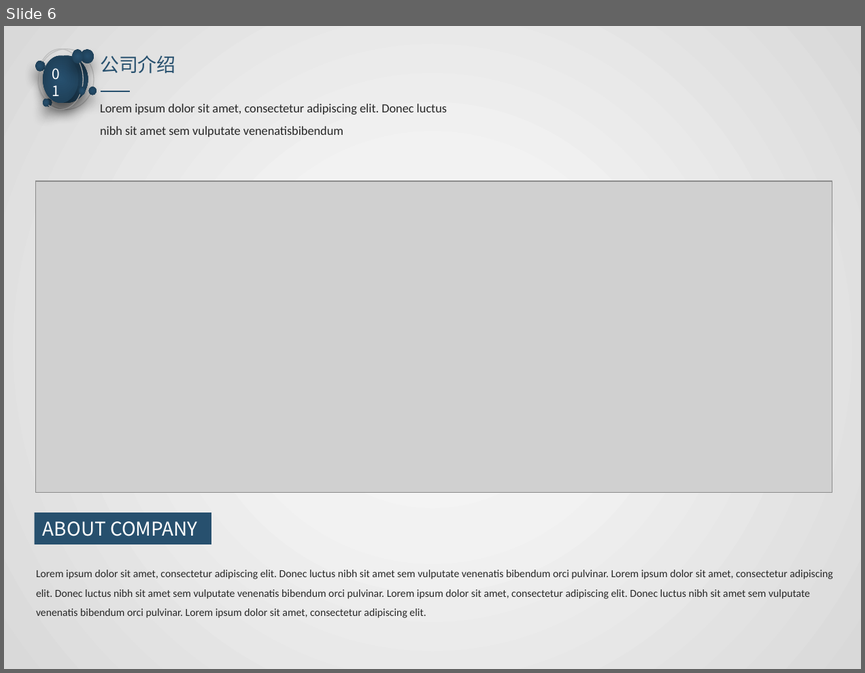
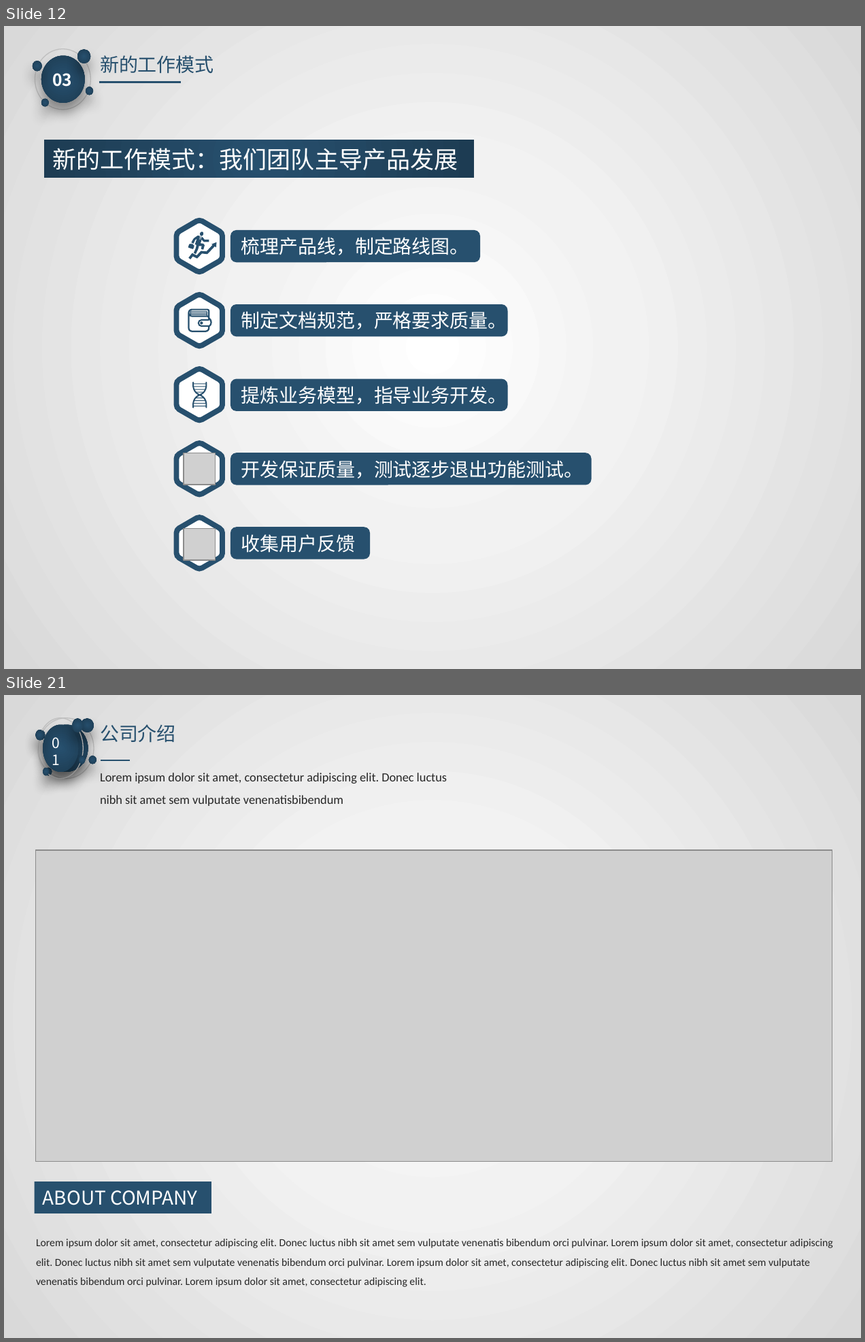
Before and after one commit to watermoonlx/presentation, a slide deck: [PO]PR Approval Control Panel.pptx. Shown one above the other, each under a label of ours: slide 6 before the commit, slides 12 and 21 after it; the slides between them are not shown. The pictures are 865x673 and 865x1342 pixels, drawn with LibreOffice and Linux fonts; fonts in the diff are those of the drawing; grey boxes stand for pictures. Boxes give left, top, right and bottom in pixels: in the first picture for what was removed or moved away, otherwise in the second. Text is boxed around its words. In the diff, an @@ line names an element or a change of style, - is before the commit and + after.

```diff
--- a/[PO]PR Approval Control Panel.pptx
+++ b/[PO]PR Approval Control Panel.pptx
@@ slide 12 added at [4,26,861,669], background gradient #FFFFFF to #F2F2F2 to #D9D9D9 @@
@@ text added at [100,55,213,73], 16 pt, text #27506E @@
+新的工作模式
@@ text added at [52,73,72,87], 14 pt, text #FFFFFF, bold @@
+03
@@ group added at [33,49,93,110]: 6 ellipses @@
@@ line added from (99, 82) to (181, 82), #27506E 1.5 pt @@
@@ rectangle added at [44,140,475,178], fill gradient #27506E to #1D3C52, 20 pt, text #FFFFFF @@
+新的工作模式：我们团队主导产品发展
@@ group added at [176,220,479,272]: 5 freeform shapes, 1 rounded rectangle @@
+梳理产品线，制定路线图。
@@ group added at [176,294,506,346]: 3 freeform shapes, 1 rounded rectangle @@
+制定文档规范，严格要求质量。
@@ group added at [176,369,506,420]: 10 freeform shapes, 1 rounded rectangle @@
+提炼业务模型，指导业务开发。
@@ freeform shape added at [176,442,222,494], fill #FFFFFF, outline #27506E 4.5 pt @@
@@ picture added at [184,452,215,484] @@
@@ rounded rectangle added at [231,454,590,484], fill #27506E, outline #27506E 1.5 pt, 16 pt, text #FFFFFF @@
+开发保证质量，测试逐步退出功能测试。
@@ freeform shape added at [176,517,222,569], fill #FFFFFF, outline #27506E 4.5 pt @@
@@ picture added at [184,528,215,560] @@
@@ rounded rectangle added at [231,527,369,557], fill #27506E, outline #27506E 1.5 pt, 16 pt, text #FFFFFF @@
+收集用户反馈
@@ what was slide 6 is now slide 21 @@
```
Also in this commit, not shown: 4 slides changed, 15 other slides added, 1 slide removed, 13 other files.
